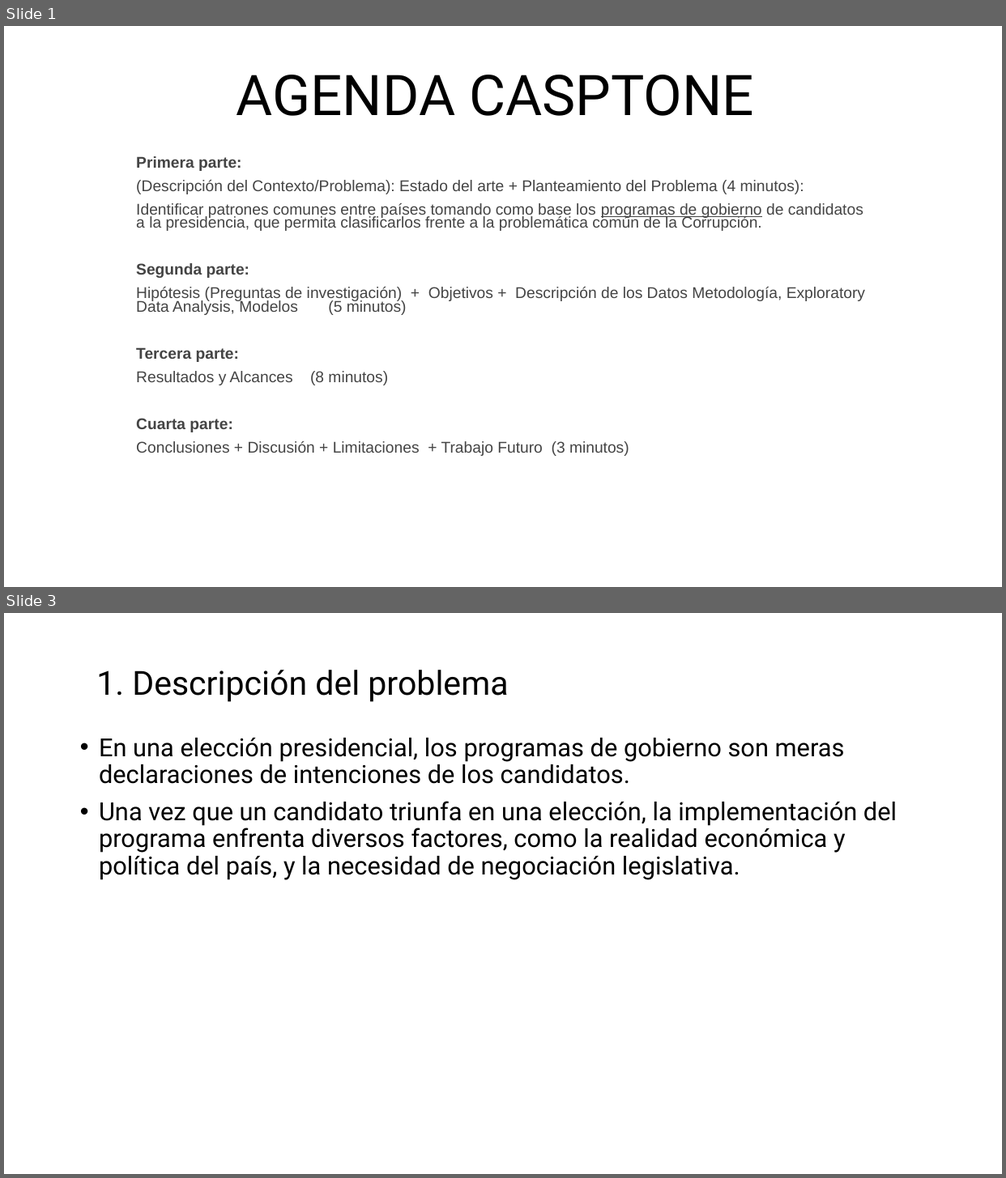
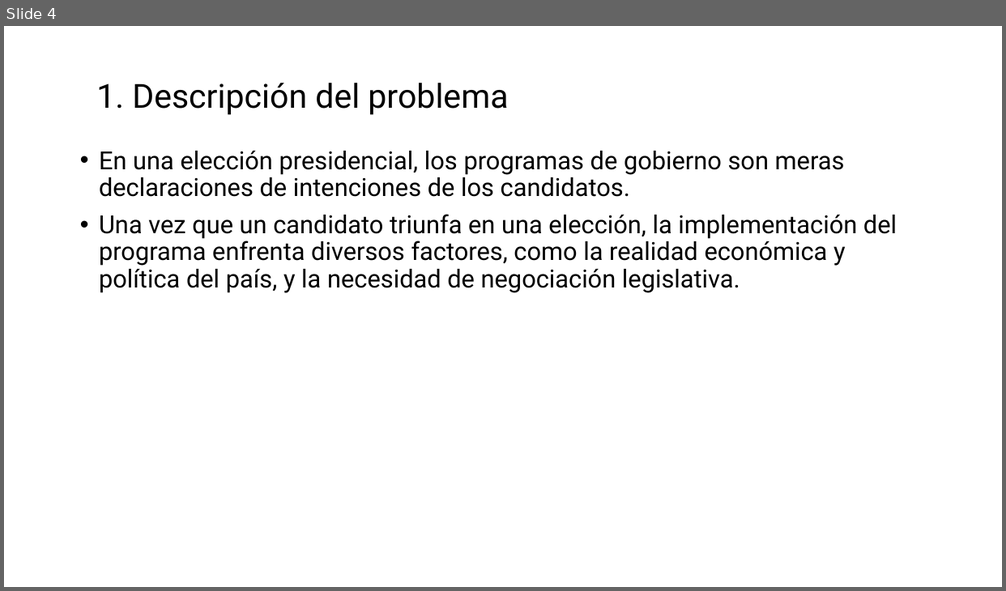
Before and after one commit to MatiasBunsterRaby/Capstone_git, a slide deck: Pres Capstone MBunster 2.pptx. Shown one above the other, each under a label of ours: slides 1 and 3 before the commit, slide 4 after it; the slides between them are not shown. The pictures are 1006x1178 and 1006x591 pixels, drawn with LibreOffice and Linux fonts; fonts in the diff are those of the drawing. Boxes give left, top, right and bottom in pixels: in the first picture for what was removed or moved away, otherwise in the second. Text is boxed around its words. In the diff, an @@ line names an element or a change of style, - is before the commit and + after.

```diff
--- a/Pres Capstone MBunster 2.pptx
+++ b/Pres Capstone MBunster 2.pptx
@@ slide 1 removed at (4, 26, 1002, 587), background #FFFFFF @@
@@ title removed at (236, 75, 755, 116) @@
-AGENDA CASPTONE
@@ subtitle removed at (136, 156, 865, 456) @@
-Primera parte:
-(Descripción del Contexto/Problema): Estado del arte + Planteamiento del Problema (4 minutos):
-Identificar patrones comunes entre países tomando como base los programas de gobierno de candidatos a la presidencia, que permita clasificarlos frente a la problemática común de la Corrupción.
-Segunda parte:
-Hipótesis (Preguntas de investigación) + Objetivos + Descripción de los Datos Metodología, Exploratory Data Analysis, Modelos (5 minutos)
-Tercera parte:
-Resultados y Alcances (8 minutos)
-Cuarta parte:
-Conclusiones + Discusión + Limitaciones + Trabajo Futuro (3 minutos)
@@ what was slide 3 is now slide 4 @@
```
Also in this commit, not shown: 13 slides changed, 3 slides added, 1 other slide removed, 4 other files.
